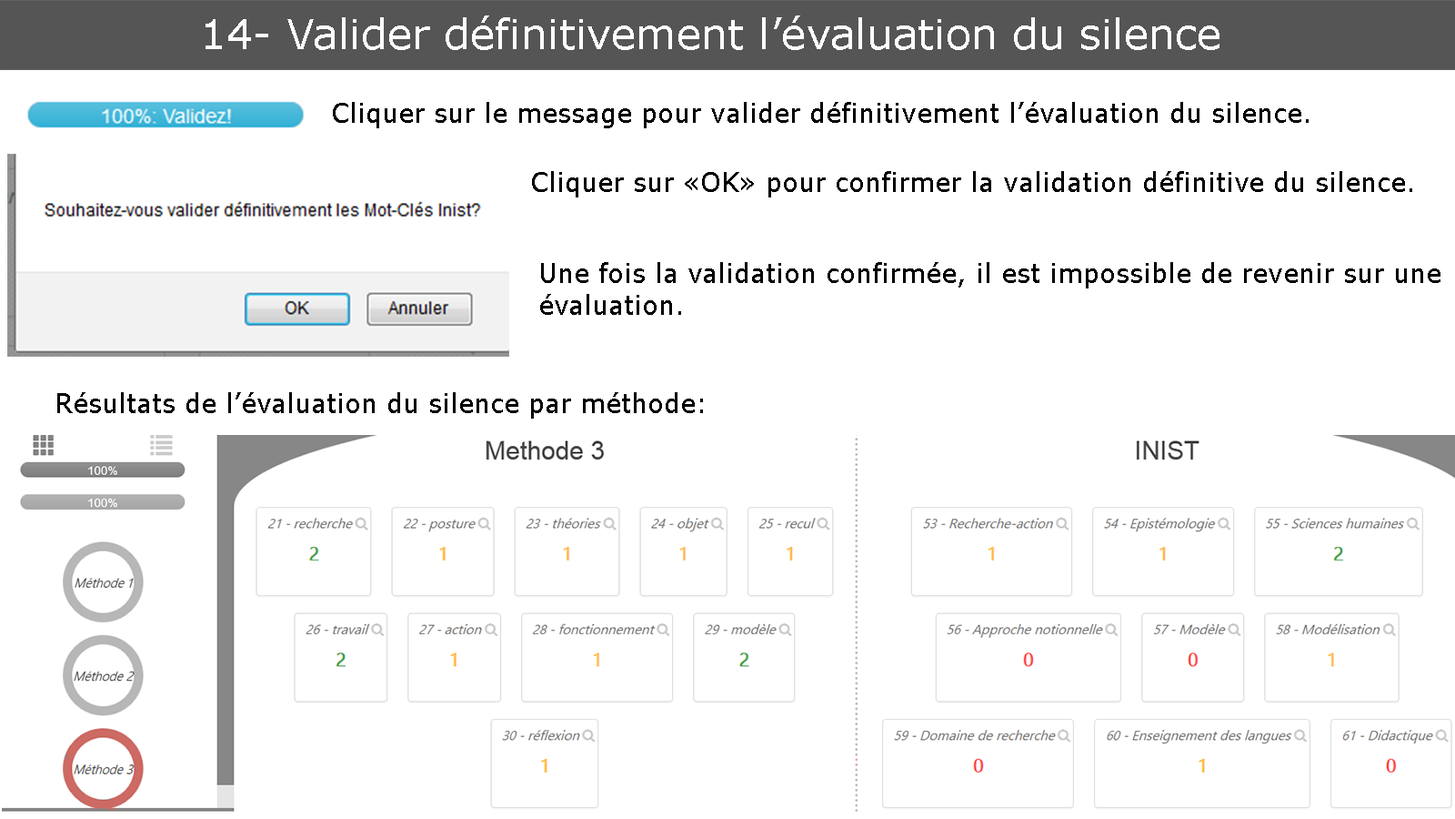
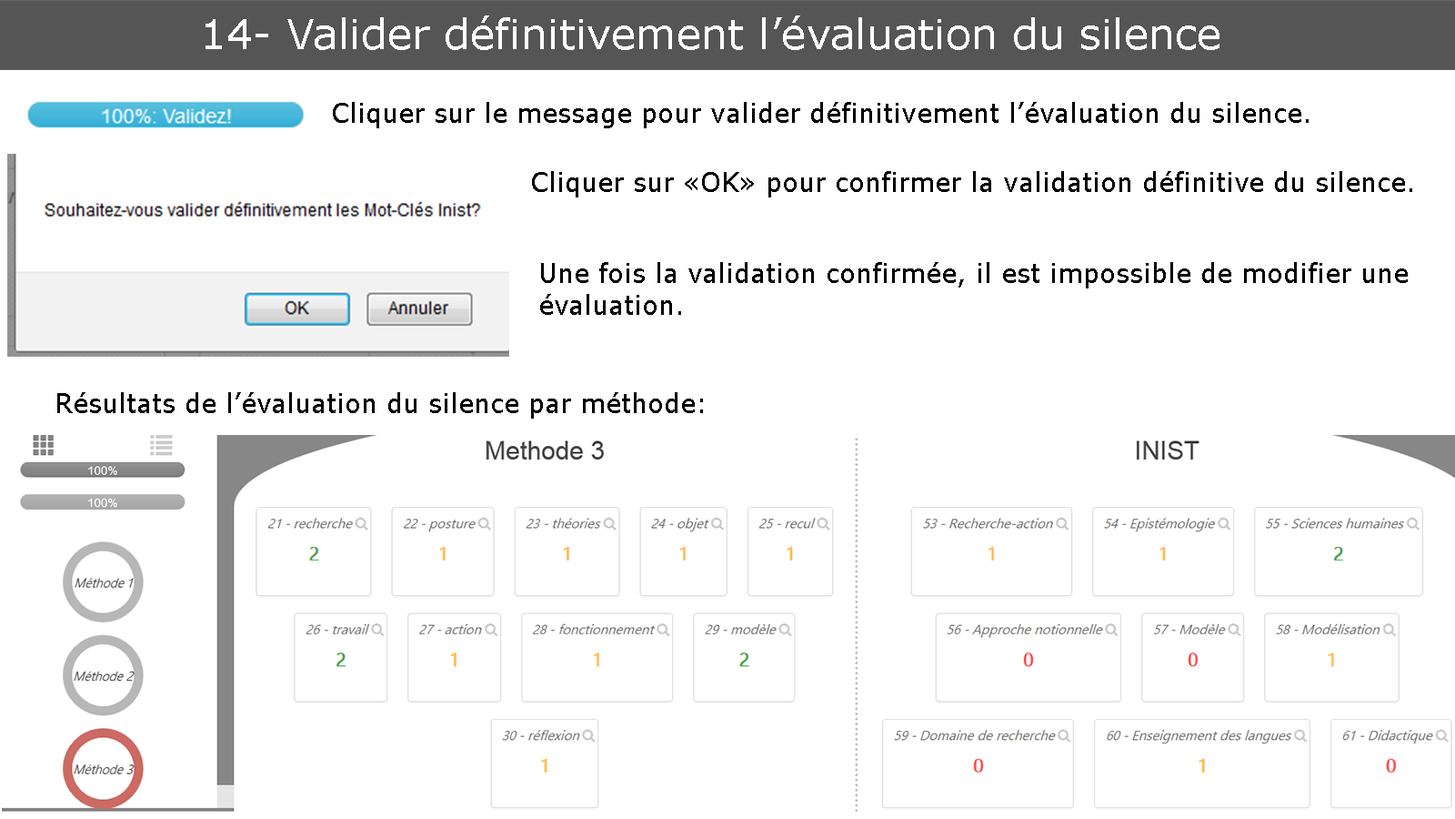
Two versions of the same layered image (w=1455, h=819). Layer-by-layer changes:
renamed "Une fois la validation confirmée, il est impossible de revenir" to "Une fois la validation confirmée, il est impossible de modifier", painted on it over [1247, 261, 1441, 283]
